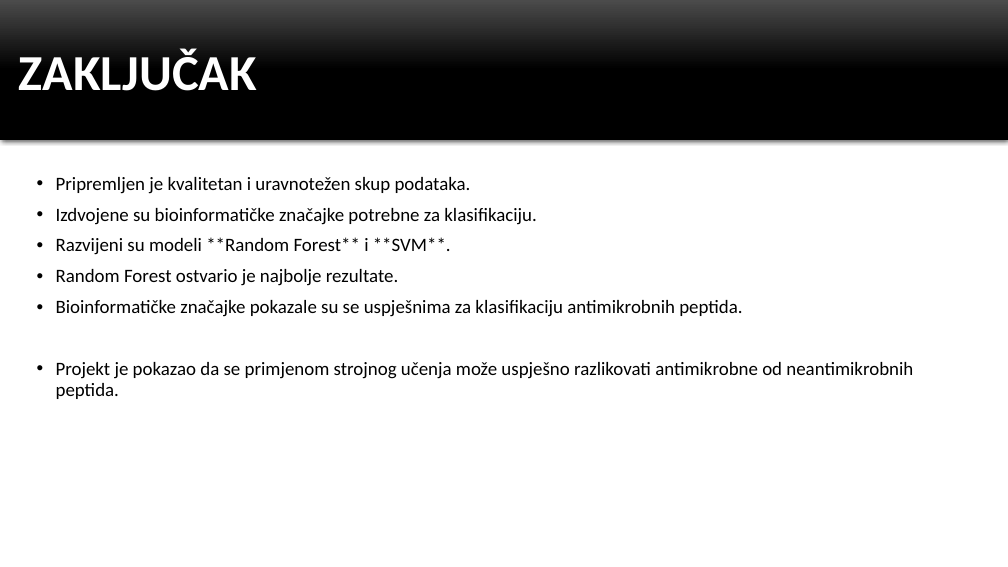
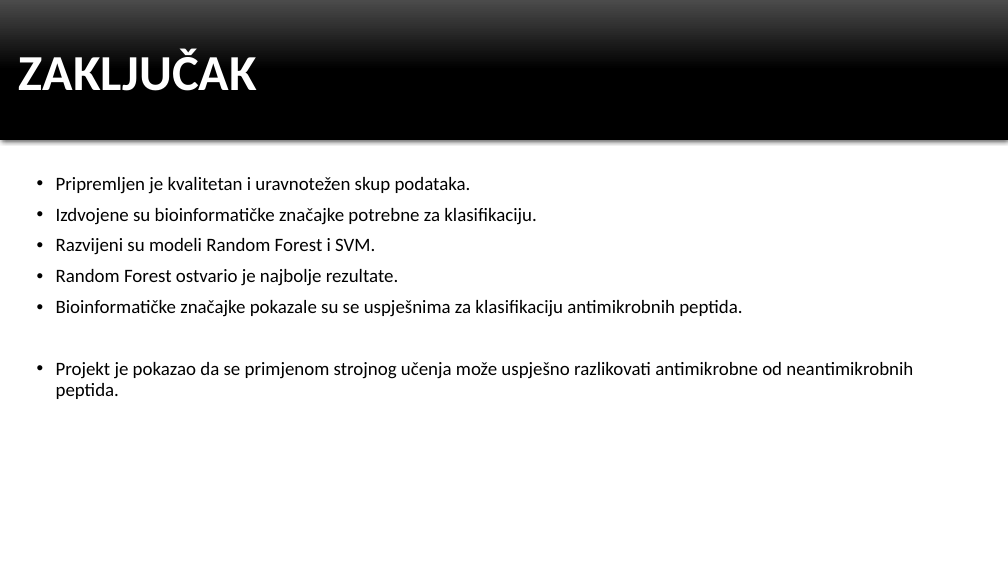
Before and after one commit to aljubic1/bioinformatika_projekt_alj, a slide deck: slide 21 of Klasifikacija antimikrobnih peptida.pptx. Drawn at 1008x567 pixels with LibreOffice and Linux fonts; fonts in the diff are those of the drawing. Boxes give left, top, right and bottom in pixels: in the first picture for what was removed or moved away, otherwise in the second. Text is boxed around its words. In the diff, an @@ line names an element or a change of style, - is before the commit and + after.

```diff
--- a/Klasifikacija antimikrobnih peptida.pptx
+++ b/Klasifikacija antimikrobnih peptida.pptx
@@ text at box(56, 238, 375, 255): text changed @@
-• Razvijeni su modeli **Random Forest** i **SVM**.
+• Razvijeni su modeli Random Forest i SVM.
```
Also in this commit, not shown: 7 other slides changed.
